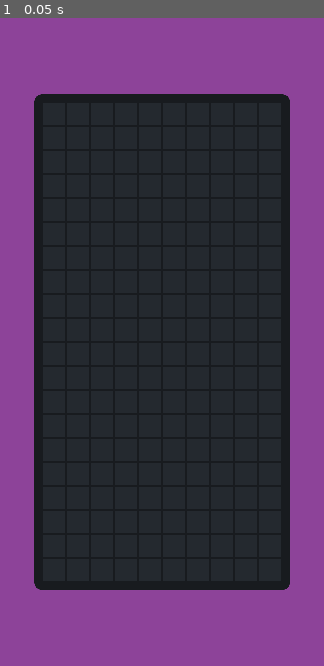
Above: before the commit, frame 1.
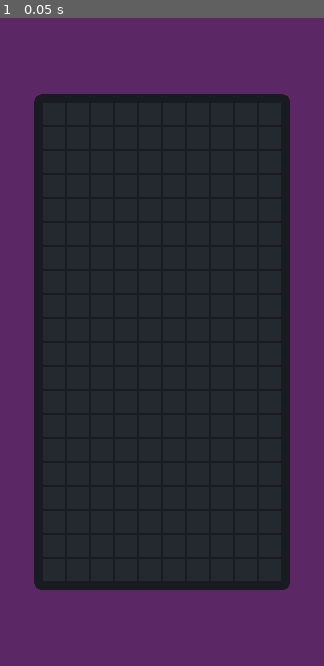
Above: after the commit, the same moment.

Repository: Kirakikiki/Tetris
Game: Godot game, scene res://Scenes/main.tscn
Two runs of this game, one before a commit and one after it. Both use one fixed random seed, a clock stepped at 60 frames per second and the inputs below.
Inputs:
- Up to frame 1 (0.05 s): no input

The runs differ from the first frame. In frame 1, 40% of the frame differs, in the area x 0-100%, y 0-100%.

Commit message:
configuración del tablero
Se añadieron nuevos scripts y nueva escena tetromino.

Diff:
--- a/Scenes/main.tscn
+++ b/Scenes/main.tscn
@@ -2,6 +2,9 @@
 
 [ext_resource type="Texture2D" uid="uid://dj1olp7v7y623" path="res://Assets/Border.png" id="1_bo1nx"]
 [ext_resource type="Texture2D" uid="uid://dddenph2txf1h" path="res://Assets/Grid.png" id="2_8gbba"]
+[ext_resource type="Script" uid="uid://cau8wm6g34x66" path="res://Scripts/piece_spawner.gd" id="3_kry3j"]
+[ext_resource type="Script" uid="uid://ddl1qwfwr7m41" path="res://Scripts/board.gd" id="4_21xkr"]
+[ext_resource type="PackedScene" uid="uid://dbw4eoirce3ii" path="res://Scenes/tetromino.tscn" id="5_6bp64"]
 
 [node name="main" type="Node" unique_id=1445739241]
 
@@ -31,3 +34,10 @@
 grow_vertical = 2
 texture = ExtResource("2_8gbba")
 stretch_mode = 1
+
+[node name="PieceSpawner" type="Node" parent="." unique_id=1839857229]
+script = ExtResource("3_kry3j")
+
+[node name="Board" type="Node" parent="." unique_id=1884489450]
+script = ExtResource("4_21xkr")
+tetromino_scene = ExtResource("5_6bp64")
--- /dev/null
+++ b/Scenes/tetromino.tscn
@@ -0,0 +1,6 @@
+[gd_scene format=3 uid="uid://dbw4eoirce3ii"]
+
+[ext_resource type="Script" uid="uid://ci43be3du3urt" path="res://Scripts/tetromino.gd" id="1_vnj2s"]
+
+[node name="Tetromino" type="Node2D" unique_id=283711496]
+script = ExtResource("1_vnj2s")
--- /dev/null
+++ b/Scripts/board.gd
@@ -0,0 +1,19 @@
+extends Node
+# Registra este script como tipo global "Board"
+class_name Board
+@export var tetromino_scene: PackedScene
+
+# Crea una pieza (type: I, O, T...; is_next_piece: true si es la vista previa)
+func spawn_tetromino(type: Shared.Tetromino, is_next_piece, spawn_position):
+	# Obtiene los datos (.tres) de esta pieza
+	var tetromino_data = Shared.data[type]
+	# Crea una copia de la escena de la pieza
+	var tetromino = tetromino_scene.instantiate() as Tetromino
+	# Le pasa sus datos y si es vista previa o jugable
+	tetromino.tetromino_data = tetromino_data
+	tetromino.is_next_piece = is_next_piece
+
+	# Solo la pieza activa se coloca y se añade al tablero
+	if is_next_piece == false:
+		tetromino.position = tetromino_data.spawn_position
+		add_child(tetromino)
--- /dev/null
+++ b/Scripts/piece_spawner.gd
@@ -0,0 +1,11 @@
+extends Node
+# Tipo de pieza actual (I, O, T, J, L, S o Z)
+var current_tetromino
+# Referencia al nodo Board
+@onready var board = $"../Board" as Board
+
+func _ready():
+	# Elige un tipo de pieza al azar del enum
+	current_tetromino = Shared.Tetromino.values().pick_random()
+	# Pide al tablero crear esa pieza (activa, sin posición manual)
+	board.spawn_tetromino(current_tetromino, false, null)
--- /dev/null
+++ b/Scripts/tetromino.gd
@@ -0,0 +1,15 @@
+extends Node2D
+
+class_name Tetromino
+# Datos de la pieza (.tres), textura, tipo y posición de aparición
+var tetromino_data
+# true si es la pieza de vista previa, false si es la jugable
+var is_next_piece
+
+func _ready() -> void:
+	pass # Replace with function body.
+
+
+# Called every frame. 'delta' is the elapsed time since the previous frame.
+func _process(delta: float) -> void:
+	pass
--- a/project.godot
+++ b/project.godot
@@ -31,4 +31,4 @@
 [rendering]
 
 rendering_device/driver.windows="d3d12"
-environment/defaults/default_clear_color=Color(0.5524381, 0.2611601, 0.59964997, 1)
+environment/defaults/default_clear_color=Color(0.3629891, 0.15445358, 0.39676663, 1)
Not shown, added: Scripts/board.gd.uid
Not shown, added: Scripts/piece_spawner.gd.uid
Not shown, added: Scripts/tetromino.gd.uid
